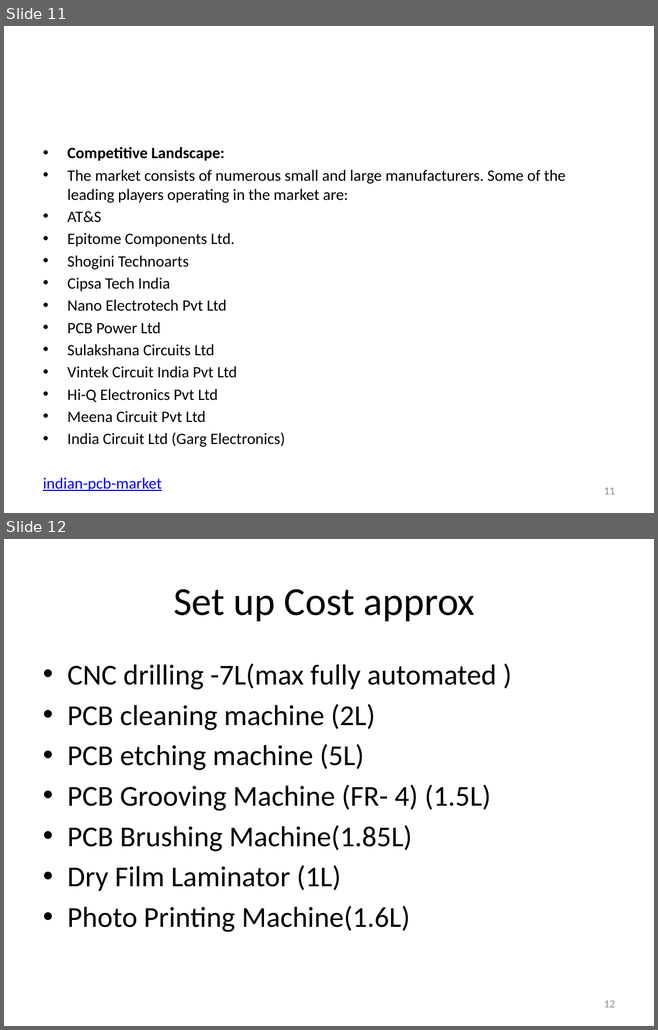
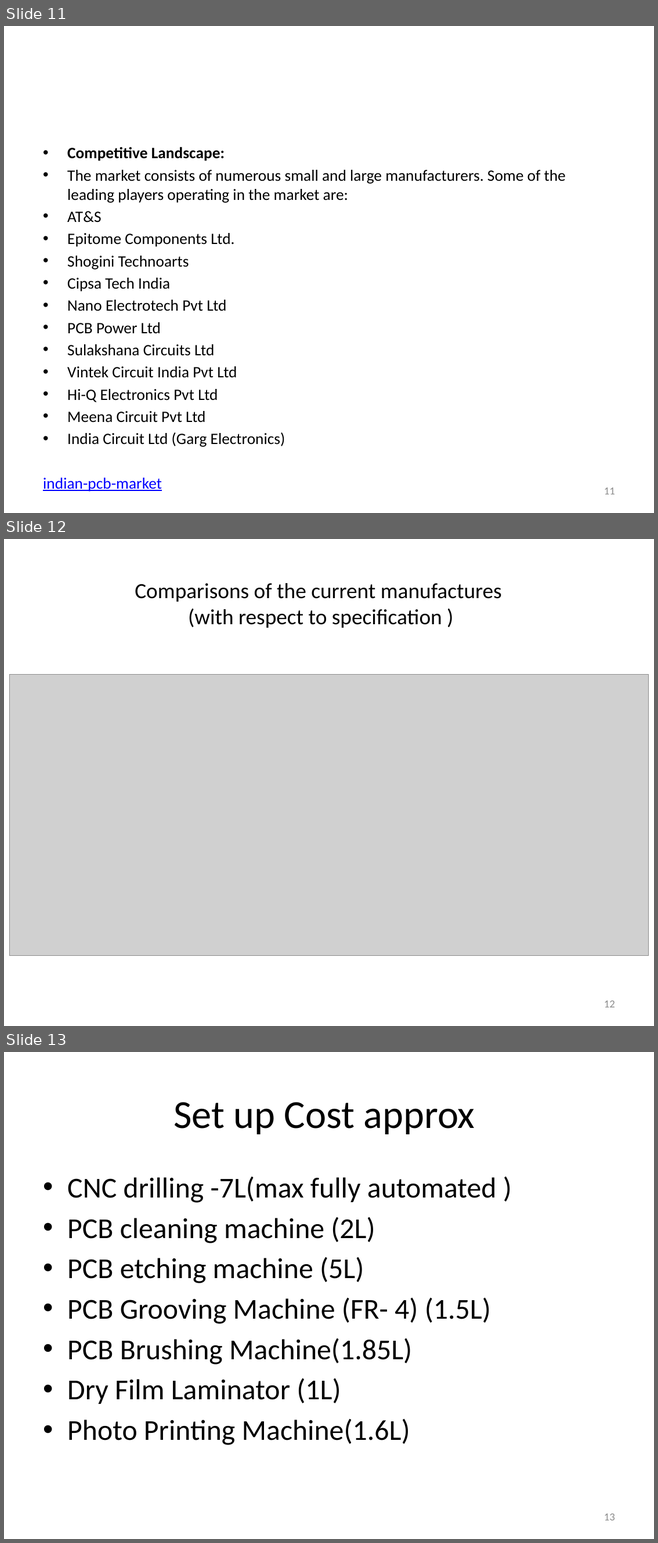
Before and after one commit to pradeepkumarbeeie/busness_study, a slide deck: A study on indian PCB inductory.pptx. Shown one above the other, each under a label of ours: slides 11 and 12 before the commit, slides 11, 12 and 13 after it. The pictures are 658x1030 and 658x1543 pixels, drawn with LibreOffice and Linux fonts; fonts in the diff are those of the drawing; grey boxes stand for pictures; background and template pictures are left out. Boxes give left, top, right and bottom in pixels: in the first picture for what was removed or moved away, otherwise in the second. Text is boxed around its words. In the diff, an @@ line names an element or a change of style, - is before the commit and + after.

Commit message:
a study

```diff
--- a/A study on indian PCB inductory.pptx
+++ b/A study on indian PCB inductory.pptx
@@ slide 12 added at (4,539,654,1026), background picture (left out) @@
@@ title added at (134,583,502,628), 24 pt, text #000000 @@
+Comparisons of the current manufactures
+(with respect to specification )
@@ picture added at (9,674,648,955) @@
@@ page number added at (604,1001,615,1008), 12 pt, text #8C8C8C @@
+12
@@ what was slide 12 is now slide 13 @@
@@ page number at (604,1514,615,1521): text changed @@
-12
+13
```
